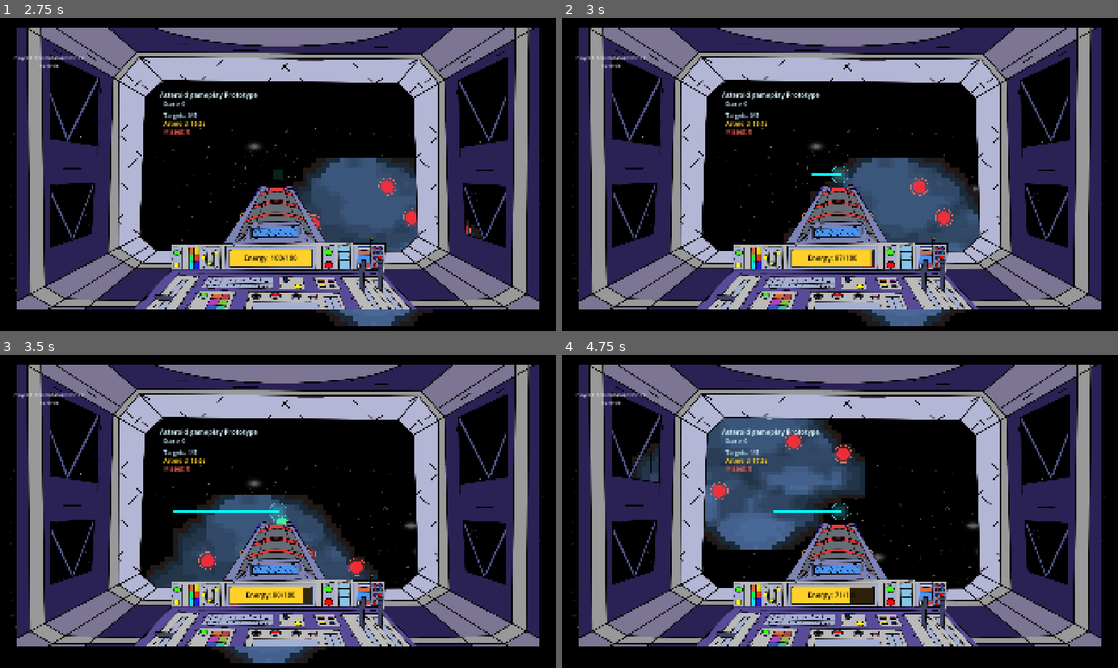
Above: before the commit, frames 1-4 (two rows, left to right).
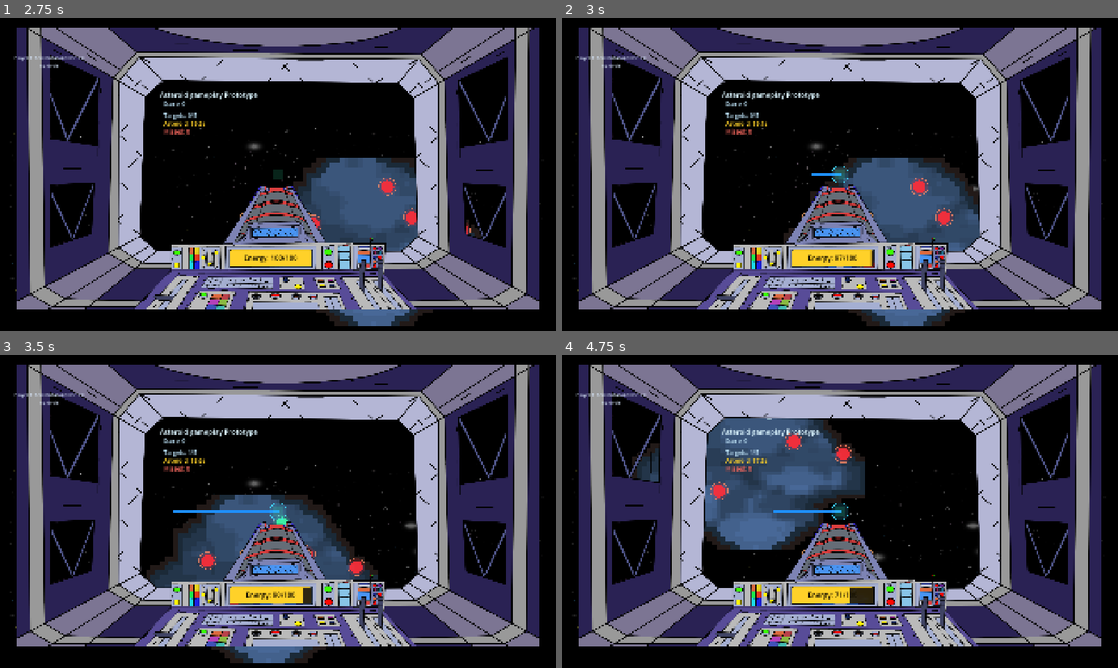
Above: after the commit, the same moments.

Repository: Spudoku/orbital-defense
Game: Godot game, scene res://scenes/control.tscn
Same seed, same stepped clock (60 frames per second), same inputs: the game is played once before the commit and once after it.
Inputs (mouse positions are in pixels of both pictures, inside the frame that each line leads up to):
- Up to frame 1 (2.75 s): click (278, 102) at 0.52 s; type "Alex" at 0.6 s; click (278, 143) at 1.25 s; click (278, 218) at 2 s
- Up to frame 2 (3 s): tap Enter at 2.75 s; hold Right (move_right) from 2.78 s (still down); hold Space (fire_laser) from 2.78 s (still down)
- Up to frame 3 (3.5 s): keep holding Right (move_right); keep holding Space (fire_laser)
- Up to frame 4 (4.75 s): release Right (move_right) at 3.53 s; release Space (fire_laser) at 3.53 s; hold Down (move_down) 3.53-4.28 s; tap Space (fire_laser) at 3.6 s; hold Right (move_right) from 4.28 s (still down); hold Space (fire_laser) from 4.28 s (still down)

Frame 1 is identical in both runs. In frame 2, less than 0.1% of the frame differs, in the area x 44-53%, y 49-80%; in frame 3, 0.2%, in the area x 31-55%, y 49-80%; in frame 4, 0.2%.

Commit message:
added laser animations

Diff:
--- a/scenes/cursor.tscn
+++ b/scenes/cursor.tscn
@@ -1,4 +1,211 @@
 [gd_scene format=3 uid="uid://cel15onxxfeym"]
+
+[ext_resource type="Texture2D" uid="uid://bvtbdx6dicmam" path="res://assets/laser/laser_blue_center_strip.png" id="2_s0nli"]
+[ext_resource type="Texture2D" uid="uid://bx8pcug2pu1ul" path="res://assets/laser/laser_red_center_strip.png" id="3_ndevg"]
+
+[sub_resource type="AtlasTexture" id="AtlasTexture_1eco6"]
+atlas = ExtResource("2_s0nli")
+region = Rect2(1024, 0, 128, 256)
+
+[sub_resource type="AtlasTexture" id="AtlasTexture_s0nli"]
+atlas = ExtResource("2_s0nli")
+region = Rect2(1152, 0, 128, 256)
+
+[sub_resource type="AtlasTexture" id="AtlasTexture_ndevg"]
+atlas = ExtResource("2_s0nli")
+region = Rect2(1280, 0, 128, 256)
+
+[sub_resource type="AtlasTexture" id="AtlasTexture_n5qf0"]
+atlas = ExtResource("2_s0nli")
+region = Rect2(1408, 0, 128, 256)
+
+[sub_resource type="AtlasTexture" id="AtlasTexture_pey64"]
+atlas = ExtResource("2_s0nli")
+region = Rect2(768, 0, 128, 256)
+
+[sub_resource type="AtlasTexture" id="AtlasTexture_xjntw"]
+atlas = ExtResource("2_s0nli")
+region = Rect2(896, 0, 128, 256)
+
+[sub_resource type="AtlasTexture" id="AtlasTexture_xl2q8"]
+atlas = ExtResource("2_s0nli")
+region = Rect2(0, 0, 128, 256)
+
+[sub_resource type="AtlasTexture" id="AtlasTexture_km28a"]
+atlas = ExtResource("2_s0nli")
+region = Rect2(128, 0, 128, 256)
+
+[sub_resource type="AtlasTexture" id="AtlasTexture_snjn8"]
+atlas = ExtResource("2_s0nli")
+region = Rect2(256, 0, 128, 256)
+
+[sub_resource type="AtlasTexture" id="AtlasTexture_4m02u"]
+atlas = ExtResource("2_s0nli")
+region = Rect2(384, 0, 128, 256)
+
+[sub_resource type="AtlasTexture" id="AtlasTexture_lk1ck"]
+atlas = ExtResource("2_s0nli")
+region = Rect2(512, 0, 128, 256)
+
+[sub_resource type="AtlasTexture" id="AtlasTexture_fpr62"]
+atlas = ExtResource("2_s0nli")
+region = Rect2(640, 0, 128, 256)
+
+[sub_resource type="SpriteFrames" id="SpriteFrames_2hyr3"]
+animations = [{
+"frames": [{
+"duration": 1.0,
+"texture": SubResource("AtlasTexture_1eco6")
+}, {
+"duration": 1.0,
+"texture": SubResource("AtlasTexture_s0nli")
+}, {
+"duration": 1.0,
+"texture": SubResource("AtlasTexture_ndevg")
+}, {
+"duration": 1.0,
+"texture": SubResource("AtlasTexture_n5qf0")
+}],
+"loop": false,
+"name": &"laser_end",
+"speed": 5.0
+}, {
+"frames": [{
+"duration": 1.0,
+"texture": SubResource("AtlasTexture_pey64")
+}, {
+"duration": 1.0,
+"texture": SubResource("AtlasTexture_xjntw")
+}],
+"loop": true,
+"name": &"laser_held",
+"speed": 5.0
+}, {
+"frames": [{
+"duration": 1.0,
+"texture": SubResource("AtlasTexture_xl2q8")
+}, {
+"duration": 1.0,
+"texture": SubResource("AtlasTexture_km28a")
+}, {
+"duration": 1.0,
+"texture": SubResource("AtlasTexture_snjn8")
+}, {
+"duration": 1.0,
+"texture": SubResource("AtlasTexture_4m02u")
+}, {
+"duration": 1.0,
+"texture": SubResource("AtlasTexture_lk1ck")
+}, {
+"duration": 1.0,
+"texture": SubResource("AtlasTexture_fpr62")
+}],
+"loop": false,
+"name": &"laser_start",
+"speed": 5.0
+}]
+
+[sub_resource type="AtlasTexture" id="AtlasTexture_2hyr3"]
+atlas = ExtResource("3_ndevg")
+region = Rect2(1024, 0, 128, 256)
+
+[sub_resource type="AtlasTexture" id="AtlasTexture_i2fek"]
+atlas = ExtResource("3_ndevg")
+region = Rect2(1152, 0, 128, 256)
+
+[sub_resource type="AtlasTexture" id="AtlasTexture_w4aas"]
+atlas = ExtResource("3_ndevg")
+region = Rect2(1280, 0, 128, 256)
+
+[sub_resource type="AtlasTexture" id="AtlasTexture_1nr0v"]
+atlas = ExtResource("3_ndevg")
+region = Rect2(1408, 0, 128, 256)
+
+[sub_resource type="AtlasTexture" id="AtlasTexture_jyh0g"]
+atlas = ExtResource("3_ndevg")
+region = Rect2(768, 0, 128, 256)
+
+[sub_resource type="AtlasTexture" id="AtlasTexture_6d3dw"]
+atlas = ExtResource("3_ndevg")
+region = Rect2(896, 0, 128, 256)
+
+[sub_resource type="AtlasTexture" id="AtlasTexture_l78ai"]
+atlas = ExtResource("3_ndevg")
+region = Rect2(0, 0, 128, 256)
+
+[sub_resource type="AtlasTexture" id="AtlasTexture_845pq"]
+atlas = ExtResource("3_ndevg")
+region = Rect2(128, 0, 128, 256)
+
+[sub_resource type="AtlasTexture" id="AtlasTexture_dkhfs"]
+atlas = ExtResource("3_ndevg")
+region = Rect2(256, 0, 128, 256)
+
+[sub_resource type="AtlasTexture" id="AtlasTexture_7f0ye"]
+atlas = ExtResource("3_ndevg")
+region = Rect2(384, 0, 128, 256)
+
+[sub_resource type="AtlasTexture" id="AtlasTexture_roy65"]
+atlas = ExtResource("3_ndevg")
+region = Rect2(512, 0, 128, 256)
+
+[sub_resource type="AtlasTexture" id="AtlasTexture_4phgf"]
+atlas = ExtResource("3_ndevg")
+region = Rect2(640, 0, 128, 256)
+
+[sub_resource type="SpriteFrames" id="SpriteFrames_6ar1r"]
+animations = [{
+"frames": [{
+"duration": 1.0,
+"texture": SubResource("AtlasTexture_2hyr3")
+}, {
+"duration": 1.0,
+"texture": SubResource("AtlasTexture_i2fek")
+}, {
+"duration": 1.0,
+"texture": SubResource("AtlasTexture_w4aas")
+}, {
+"duration": 1.0,
+"texture": SubResource("AtlasTexture_1nr0v")
+}],
+"loop": false,
+"name": &"laser_end",
+"speed": 5.0
+}, {
+"frames": [{
+"duration": 1.0,
+"texture": SubResource("AtlasTexture_jyh0g")
+}, {
+"duration": 1.0,
+"texture": SubResource("AtlasTexture_6d3dw")
+}],
+"loop": true,
+"name": &"laser_held",
+"speed": 5.0
+}, {
+"frames": [{
+"duration": 1.0,
+"texture": SubResource("AtlasTexture_l78ai")
+}, {
+"duration": 1.0,
+"texture": SubResource("AtlasTexture_845pq")
+}, {
+"duration": 1.0,
+"texture": SubResource("AtlasTexture_dkhfs")
+}, {
+"duration": 1.0,
+"texture": SubResource("AtlasTexture_7f0ye")
+}, {
+"duration": 1.0,
+"texture": SubResource("AtlasTexture_roy65")
+}, {
+"duration": 1.0,
+"texture": SubResource("AtlasTexture_4phgf")
+}],
+"loop": false,
+"name": &"laser_start",
+"speed": 5.0
+}]
 
 [sub_resource type="SceneReplicationConfig" id="SceneReplicationConfig_d7ugn"]
 properties/0/path = NodePath(".:position")
@@ -9,5 +216,19 @@
 
 [node name="Camera2D" type="Camera2D" parent="." unique_id=1500826929]
 
+[node name="Laser1" type="AnimatedSprite2D" parent="Camera2D" unique_id=232512018]
+visible = false
+position = Vector2(-2, 193)
+scale = Vector2(2.642, 1.977)
+sprite_frames = SubResource("SpriteFrames_2hyr3")
+animation = &"laser_start"
+
+[node name="Laser2" type="AnimatedSprite2D" parent="Camera2D" unique_id=1952418790]
+visible = false
+position = Vector2(-2, 193)
+scale = Vector2(2.642, 1.977)
+sprite_frames = SubResource("SpriteFrames_6ar1r")
+animation = &"laser_start"
+
 [node name="MultiplayerSynchronizer" type="MultiplayerSynchronizer" parent="." unique_id=1359759773]
 replication_config = SubResource("SceneReplicationConfig_d7ugn")
--- a/scripts/keyboard_tracing_prototype.gd
+++ b/scripts/keyboard_tracing_prototype.gd
@@ -68,6 +68,10 @@
 @export var asteroid_position: Vector2 = VIEW_SIZE * 0.5
 @export var asteroid_width: float = ASTEROID_WIDTH_MIN
 var _laser_active: bool = false
+var _laser_was_active: bool = false
+var _laser_state: bool = false
+var _local_laser_active: bool = false
+var _local_laser_was_active: bool = false
 var _round_flash: float = 0.0
 var _targets: Array[Area2D] = []
 var _current_line: Line2D = null
@@ -77,6 +81,9 @@
 var _last_asteroid_variant: int = -1
 var _last_asteroid_position: Vector2 = Vector2.ZERO
 var _last_asteroid_width: float = 0.0
+var children: Array[Node] = [] # this is to store the children of the cursor node
+var laser_animation_1: AnimatedSprite2D = null
+var laser_animation_2: AnimatedSprite2D = null
 
 var updated_roles = false # this is to check if controls have been properly assigned
 
@@ -146,6 +153,8 @@
 		_cursor_position = _cursor.position
 	# _camera.position = _cursor_position
 
+	children = _cursor.get_children()
+
 	add_child(_cursor)
 
 # set _cursor to the cursor node
@@ -192,8 +201,25 @@
 		# camera position: handled by server
 		# _camera.position = _cursor_position
 
-		var laser_pressed: bool = Input.is_action_pressed("fire_laser")
-		request_laser_state.rpc(laser_pressed)
+		var local_laser_pressed: bool = Input.is_action_pressed("fire_laser")
+		request_laser_state.rpc(local_laser_pressed)
+		var previous_laser_active: bool = _laser_active
+		_laser_active = local_laser_pressed or _laser_state
+		_laser_was_active = previous_laser_active
+
+		var previous_local_laser_active: bool = _local_laser_active
+		_local_laser_active = local_laser_pressed
+		_local_laser_was_active = previous_local_laser_active
+
+		var my_laser_animation: AnimatedSprite2D = _get_player_laser_animation()
+		if _local_laser_active and not _local_laser_was_active:
+			_on_laser_active_true(my_laser_animation)
+		elif not _local_laser_active and _local_laser_was_active:
+			_on_laser_active_false(my_laser_animation)
+		elif _local_laser_active:
+			_on_laser_active_hold(my_laser_animation)
+		else:
+			_on_laser_inactive(my_laser_animation)
 
 		if _laser_active:
 			_check_target_hits()
@@ -696,7 +722,10 @@
 
 	if _current_line == null:
 		_current_line = Line2D.new()
-		_current_line.default_color = Color.AQUA
+		if multiplayer.get_unique_id() == GameManager.player1:
+			_current_line.default_color = Color.DODGER_BLUE
+		elif multiplayer.get_unique_id() == GameManager.player2:
+			_current_line.default_color = Color.RED
 		_current_line.width = 10.0
 		_current_line.begin_cap_mode = Line2D.LINE_CAP_ROUND
 		_current_line.end_cap_mode = Line2D.LINE_CAP_ROUND
@@ -914,6 +943,76 @@
 		_laser_active = any_button_down
 		sync_laser_active.rpc(any_button_down)
 
+func _get_laser1_animation_node() -> AnimatedSprite2D:
+	for i in range(_cursor.get_child_count()):
+		var child = _cursor.get_child(i)
+		if child.name == "Camera2D":
+			for grandchild in child.get_children():
+				if grandchild.name == "Laser1" and grandchild is AnimatedSprite2D:
+					return grandchild as AnimatedSprite2D
+
+	return null
+
+func _get_laser2_animation_node() -> AnimatedSprite2D:
+	for i in range(_cursor.get_child_count()):
+		var child = _cursor.get_child(i)
+		if child.name == "Camera2D":
+			for grandchild in child.get_children():
+				if grandchild.name == "Laser2" and grandchild is AnimatedSprite2D:
+					return grandchild as AnimatedSprite2D
+
+	return null
+
+func _get_player_laser_animation() -> AnimatedSprite2D:
+	if not is_instance_valid(_cursor):
+		return null
+
+	var my_id = multiplayer.get_unique_id()
+	if my_id == GameManager.player1:
+		if laser_animation_1 == null or not is_instance_valid(laser_animation_1):
+			laser_animation_1 = _get_laser1_animation_node()
+		return laser_animation_1
+	elif my_id == GameManager.player2:
+		if laser_animation_2 == null or not is_instance_valid(laser_animation_2):
+			laser_animation_2 = _get_laser2_animation_node()
+		return laser_animation_2
+
+	return null
+
+func _on_laser_active_true(laser_animation: AnimatedSprite2D) -> void:
+	if laser_animation == null or not is_instance_valid(laser_animation):
+		return
+	laser_animation.visible = true
+	laser_animation.stop()
+	laser_animation.frame = 0
+	laser_animation.play("laser_start")
+
+func _on_laser_active_hold(laser_animation: AnimatedSprite2D) -> void:
+	if laser_animation == null or not is_instance_valid(laser_animation):
+		return
+	if laser_animation.animation == "laser_start" and laser_animation.is_playing():
+		return
+	laser_animation.visible = true
+	if laser_animation.animation != "laser_held":
+		laser_animation.stop()
+		laser_animation.frame = 0
+		laser_animation.play("laser_held")
+
+
+func _on_laser_active_false(laser_animation: AnimatedSprite2D) -> void:
+	if laser_animation == null or not is_instance_valid(laser_animation):
+		return
+	laser_animation.visible = true
+	laser_animation.stop()
+	laser_animation.frame = 0
+	laser_animation.play("laser_end")
+
+
+func _on_laser_inactive(laser_animation: AnimatedSprite2D) -> void:
+	if laser_animation == null or not is_instance_valid(laser_animation):
+		return
+	if not laser_animation.is_playing():
+		laser_animation.visible = false
 
 @rpc("authority", "call_local", "unreliable")
 func sync_laser_active(active: bool) -> void:
Binary file added: assets/laser/laser_blue_center_strip.png
Not shown, added: assets/laser/laser_blue_center_strip.png.import
Binary file added: assets/laser/laser_red_center_strip.png
Not shown, added: assets/laser/laser_red_center_strip.png.import
Binary file added: assets/laser/laser_white_center_strip.png
Not shown, added: assets/laser/laser_white_center_strip.png.import
